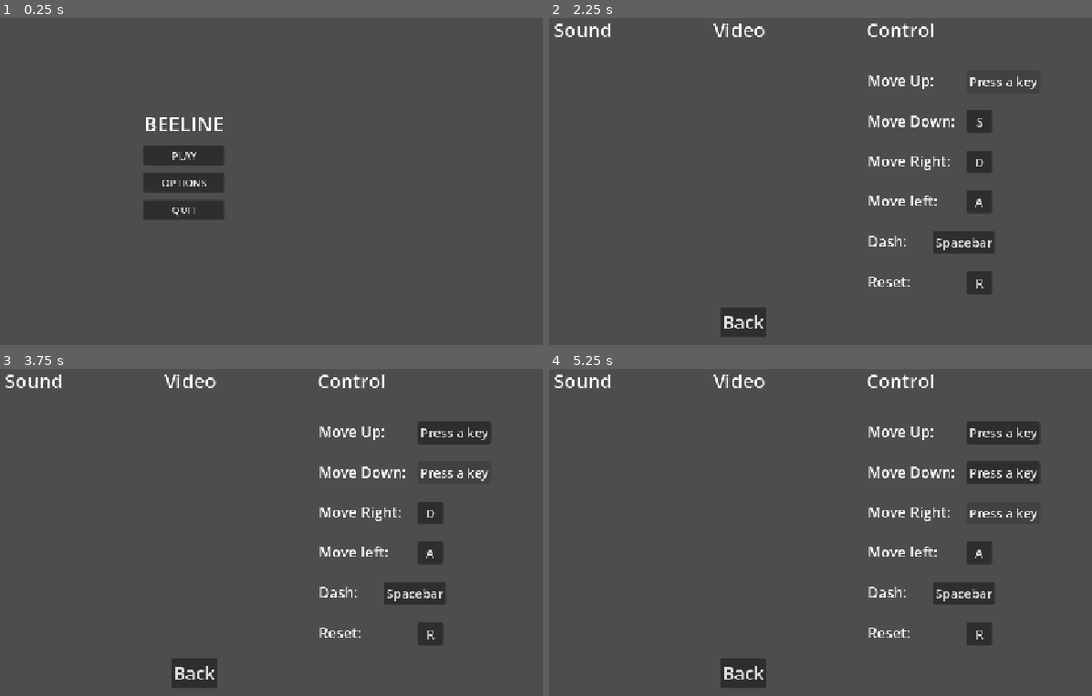
Above: before the commit, frames 1-4 (two rows, left to right).
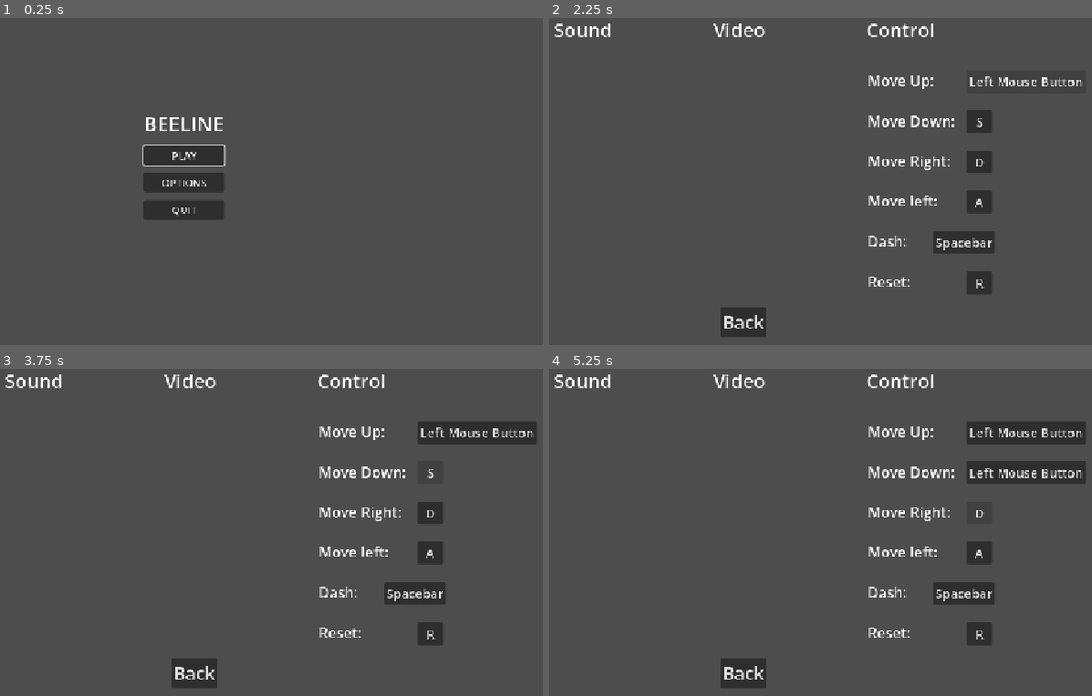
Above: after the commit, the same moments.

Repository: futurefleagames-lab/bee-line
Game: Godot game, scene res://scenes/menus/main_menu.tscn
Two runs of this game, one before a commit and one after it. Both use one fixed random seed, a clock stepped at 60 frames per second and the inputs below.
Inputs:
- Up to frame 1 (0.25 s): no input
- Up to frame 2 (2.25 s): click "OPTIONS" at 0.5 s; click "W" at 1.25 s; click "Press a key" at 2 s
- Up to frame 3 (3.75 s): click "Press a key" (after the commit: "Left Mouse Button") at 2.75 s; click "S" at 3.5 s
- Up to frame 4 (5.25 s): click "Press a key" (after the commit: "S") at 4.25 s; click "D" at 5 s

The runs differ from the first frame. In frame 1, 0.1% of the frame differs, in the area x 26-42%, y 38-46%; in frame 2, 0.3%; in frame 3, 0.9%; in frame 4, 1.6%, in the area x 77-99%, y 16-47%.

Commit message:
widen available control options and add level timer

Diff:
--- a/project.godot
+++ b/project.godot
@@ -23,6 +23,14 @@
 
 [input]
 
+ui_accept={
+"deadzone": 0.5,
+"events": [Object(InputEventKey,"resource_local_to_scene":false,"resource_name":"","device":16,"window_id":0,"alt_pressed":false,"shift_pressed":false,"ctrl_pressed":false,"meta_pressed":false,"pressed":false,"keycode":4194309,"physical_keycode":0,"key_label":0,"unicode":0,"location":0,"echo":false,"script":null)
+, Object(InputEventKey,"resource_local_to_scene":false,"resource_name":"","device":16,"window_id":0,"alt_pressed":false,"shift_pressed":false,"ctrl_pressed":false,"meta_pressed":false,"pressed":false,"keycode":4194310,"physical_keycode":0,"key_label":0,"unicode":0,"location":0,"echo":false,"script":null)
+, Object(InputEventKey,"resource_local_to_scene":false,"resource_name":"","device":16,"window_id":0,"alt_pressed":false,"shift_pressed":false,"ctrl_pressed":false,"meta_pressed":false,"pressed":false,"keycode":32,"physical_keycode":0,"key_label":0,"unicode":32,"location":0,"echo":false,"script":null)
+, Object(InputEventJoypadButton,"resource_local_to_scene":false,"resource_name":"","device":-1,"button_index":0,"pressure":0.0,"pressed":false,"script":null)
+]
+}
 up={
 "deadzone": 0.2,
 "events": [Object(InputEventKey,"resource_local_to_scene":false,"resource_name":"","device":16,"window_id":0,"alt_press …(190 unchanged characters)…
--- /dev/null
+++ b/scenes/HUD/LevelHUD.tscn
@@ -0,0 +1,19 @@
+[gd_scene format=3 uid="uid://bcwxjlolq2y7f"]
+
+[sub_resource type="GDScript" id="GDScript_h1e0d"]
+script/source = "extends CanvasLayer
+
+#Godot is complaining at me so I am adding this
+#. Don't touch it
+"
+
+[node name="LevelHud" type="CanvasLayer" unique_id=812462990]
+script = SubResource("GDScript_h1e0d")
+
+[node name="timerlabel" type="Label" parent="." unique_id=71638678]
+offset_left = 36.0
+offset_top = 36.0
+offset_right = 153.0
+offset_bottom = 103.0
+theme_override_font_sizes/font_size = 46
+text = "0.00"
--- a/scenes/levels/level_template.tscn
+++ b/scenes/levels/level_template.tscn
@@ -4,6 +4,7 @@
 [ext_resource type="PackedScene" uid="uid://cppuuw1fl33ui" path="res://scenes/bee.tscn" id="2_4s5u3"]
 [ext_resource type="PackedScene" uid="uid://djhv1q8sdi20s" path="res://scenes/obstacles/end_goal.tscn" id="3_eokde"]
 [ext_resource type="PackedScene" uid="uid://c7j8qn67uik71" path="res://scenes/HUD/medal_ui.tscn" id="4_ulyey"]
+[ext_resource type="PackedScene" uid="uid://bcwxjlolq2y7f" path="res://scenes/HUD/LevelHUD.tscn" id="5_4s5u3"]
 
 [node name="LevelTemplate" type="Node2D" unique_id=482096296]
 script = ExtResource("1_ds0u5")
@@ -16,3 +17,5 @@
 level = NodePath("..")
 
 [node name="MedalUI" parent="." unique_id=2142517192 instance=ExtResource("4_ulyey")]
+
+[node name="LevelHud" parent="." unique_id=812462990 instance=ExtResource("5_4s5u3")]
--- a/scenes/levels/level_test.tscn
+++ b/scenes/levels/level_test.tscn
@@ -4,6 +4,7 @@
 [ext_resource type="PackedScene" uid="uid://cppuuw1fl33ui" path="res://scenes/bee.tscn" id="2_ycf23"]
 [ext_resource type="PackedScene" uid="uid://djhv1q8sdi20s" path="res://scenes/obstacles/end_goal.tscn" id="3_uh3ll"]
 [ext_resource type="PackedScene" uid="uid://c7j8qn67uik71" path="res://scenes/HUD/medal_ui.tscn" id="4_4lw2e"]
+[ext_resource type="PackedScene" uid="uid://bcwxjlolq2y7f" path="res://scenes/HUD/LevelHUD.tscn" id="5_ycf23"]
 
 [node name="LevelTemplate" type="Node2D" unique_id=482096296]
 script = ExtResource("1_4ptlp")
@@ -17,3 +18,6 @@
 level = NodePath("..")
 
 [node name="MedalUI" parent="." unique_id=2142517192 instance=ExtResource("4_4lw2e")]
+
+[node name="LevelHud" parent="." unique_id=812462990 instance=ExtResource("5_ycf23")]
+script = null
--- a/scenes/menus/level_select.tscn
+++ b/scenes/menus/level_select.tscn
@@ -31,6 +31,7 @@
 horizontal_alignment = 1
 
 [node name="Level0" type="Button" parent="CenterContainer/VBoxContainer" unique_id=136747436]
+unique_name_in_owner = true
 layout_mode = 2
 theme_override_font_sizes/font_size = 18
 text = "Level 0"
--- a/scenes/menus/main_menu.tscn
+++ b/scenes/menus/main_menu.tscn
@@ -29,6 +29,7 @@
 text = "BEELINE"
 
 [node name="playbutton" type="Button" parent="CenterContainer/VBoxContainer" unique_id=902245401]
+unique_name_in_owner = true
 layout_mode = 2
 text = "PLAY"
 
--- a/scenes/menus/options_menu.tscn
+++ b/scenes/menus/options_menu.tscn
@@ -105,6 +105,7 @@
 text = "A"
 
 [node name="Quit" type="Button" parent="." unique_id=1580832735]
+unique_name_in_owner = true
 layout_mode = 0
 offset_left = 549.0
 offset_top = 550.0
--- a/scripts/levels/level_template.gd
+++ b/scripts/levels/level_template.gd
@@ -15,11 +15,13 @@
 var level_finished = false
 
 @onready var medal_ui = $MedalUI
+@onready var timer_label: Label = $LevelHud/timerlabel
 
 # Called every frame. 'delta' is the elapsed time since the previous frame.
 func _process(delta: float) -> void:
 	if not level_finished:
 		elapsed_time += delta
+	timer_label.text = "%.2f" % elapsed_time
 
 func finish_level():
 	if level_finished:
--- a/scripts/menus/level_select.gd
+++ b/scripts/menus/level_select.gd
@@ -1,16 +1,13 @@
 extends Control
 
-
-
-
+func _ready() -> void:
+	%Level0.grab_focus()
 
 func _on_level_0_pressed() -> void:
 	get_tree().change_scene_to_file("res://scenes/levels/level_test.tscn")
 
-
 func _on_level_1_pressed() -> void:
 	get_tree().change_scene_to_file("res://scenes/levels/level_1.tscn")
 
-
 func _on_quit_pressed() -> void:
 	get_tree().change_scene_to_file("res://scenes/menus/main_menu.tscn")
--- a/scripts/menus/main_menu.gd
+++ b/scripts/menus/main_menu.gd
@@ -1,12 +1,15 @@
 extends Control
 
+
+func _ready() -> void:
+	%playbutton.grab_focus()
 
 func _on_quitbutton_pressed() -> void:
 	get_tree().quit()
 
 func _on_playbutton_pressed() -> void:
-	get_tree().change_scene_to_file("res://scenes/menus/level_select.tscn") # Replace with function body.
+	get_tree().change_scene_to_file("res://scenes/menus/level_select.tscn")
 
 
 func _on_optionsbutton_pressed() -> void:
-	get_tree().change_scene_to_file("res://scenes/menus/options_menu.tscn") # Replace with function body.
+	get_tree().change_scene_to_file("res://scenes/menus/options_menu.tscn")
--- a/scripts/menus/options_menu.gd
+++ b/scripts/menus/options_menu.gd
@@ -1,28 +1,57 @@
 extends Control
+
+func _ready() -> void:
+	%Quit.grab_focus()
 
 #this script ought to handle most, if not everything in the options menu
 
 
-#handle keybindings
+#CONTROL
+
 var assignment_change: StringName = &""
 var button_change: Button
+const THRESHOLD := .5
 
 func rebind(action: StringName, button: Button):
 	assignment_change = action
 	button_change = button
 	button.text = "Press a key"
 
-#this will have to be slightly modified if we desire arbitrary controller support
+
 func _input(event):
 	if assignment_change == &"":
 		return
-	if event is InputEventKey and event.pressed:
-		InputMap.action_erase_events(assignment_change)
-		InputMap.action_add_event(assignment_change, event)
-		button_change.text = event.as_text()
-		assignment_change = &""
-		button_change = null
+	var valid := false
 
+	#keyboard
+	if event is InputEventKey:
+		valid = event.pressed and not event.echo
+
+	#mouse
+	elif event is InputEventMouseButton:
+		valid = event.pressed
+
+	#controller buttons
+	elif event is InputEventJoypadButton:
+		valid = event.pressed
+
+	#controller sticks/triggers
+	elif event is InputEventJoypadMotion:
+		valid = abs(event.axis_value) >= THRESHOLD
+
+	if not valid:
+		return
+
+	#replace old binding with new
+	InputMap.action_erase_events(assignment_change)
+	InputMap.action_add_event(assignment_change, event)
+
+	button_change.text = event.as_text()
+	assignment_change = &""
+	button_change = null
+
+	#don't let this input continue into the UI/game
+	get_viewport().set_input_as_handled()
 
 func _on_upbutton_pressed():
 	rebind(&"up", %upbutton)
@@ -47,6 +76,16 @@
 func _on_resetbutton_pressed():
 	rebind(&"reset", %resetbutton)
 
+
+
+#VIDEO
+
+
+
+#AUDIO
+
+
+
 #return player to start scene
 func _on_quit_pressed() -> void:
 	get_tree().change_scene_to_file("res://scenes/menus/main_menu.tscn")
Not shown: 1 places in scenes/menus/level_select.tscn that only renumber resources
